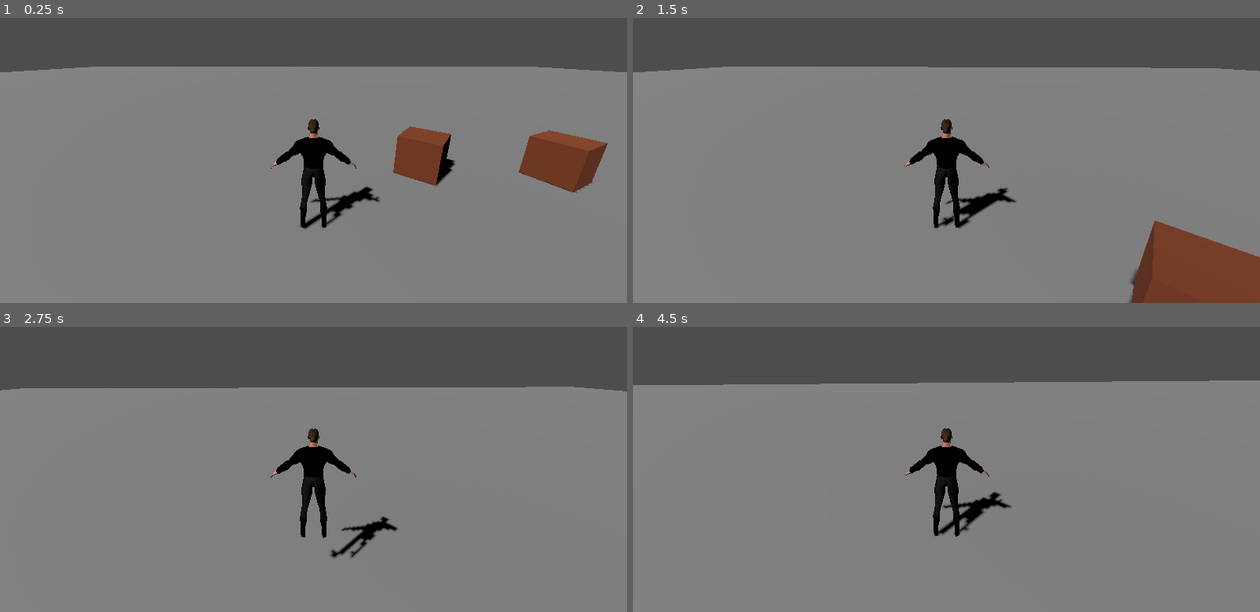
Above: before the commit, frames 1-4 (two rows, left to right).
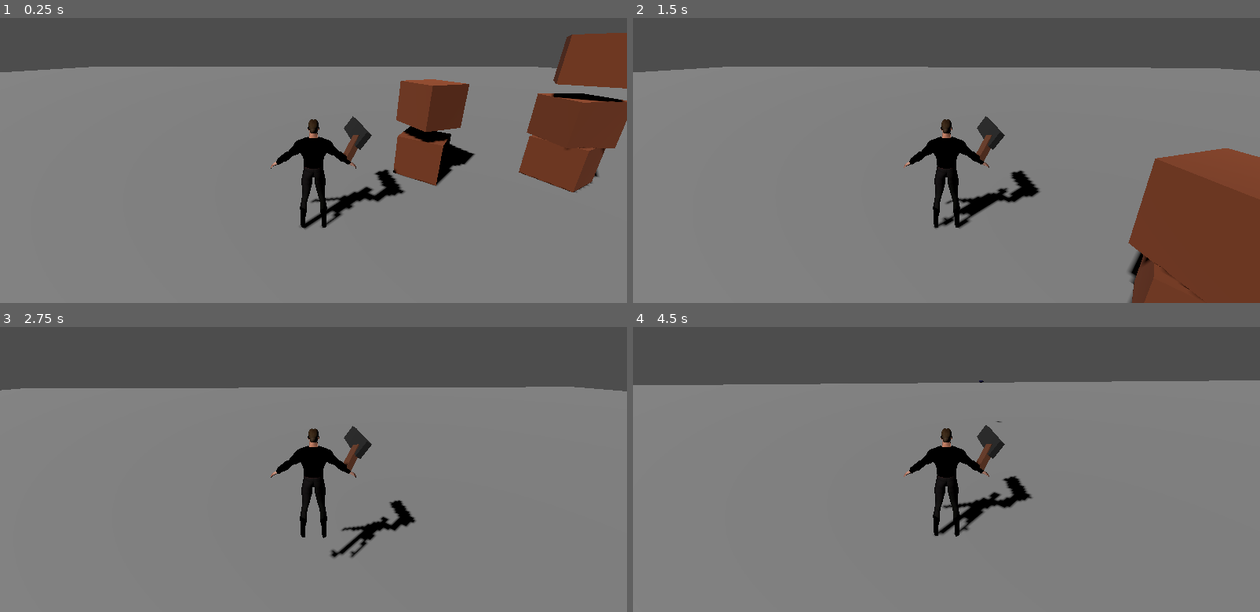
Above: after the commit, the same moments.

Repository: Kozahoo/kostyak3d
Game: Godot game, scene res://scenes/demo.tscn
Two runs of this game, one before a commit and one after it. Both use one fixed random seed, a clock stepped at 60 frames per second and the inputs below.
Inputs (mouse positions are in pixels of both pictures, inside the frame that each line leads up to):
- Up to frame 1 (0.25 s): no input
- Up to frame 2 (1.5 s): move the mouse to (977, 126) at 0.52 s; press the mouse at (977, 126) at 0.53 s; hold W (move_forward) from 0.53 s (still down); tap Space (jump) at 0.77, 1.07 s; tap 1 (weapon_1, bound only after the commit) at 0.8, 1.35 s; move the mouse to (915, 129) at 1.27 s; release the mouse at (915, 129) at 1.28 s
- Up to frame 3 (2.75 s): keep holding W (move_forward); tap Space (jump) at 1.52, 1.82, 2.3 s; tap 2 (weapon_2, bound only after the commit) at 1.55 s; move the mouse to (326, 429) at 2.02 s; hold 2 (weapon_2, bound only after the commit) from 2.03 s (still down)
- Up to frame 4 (4.5 s): move the mouse to (940, 441) at 2.77 s; release 2 (weapon_2, bound only after the commit) at 2.78 s; tap Space (jump) at 2.85, 3.02, 3.32, 3.77, 4.07 s; click (940, 441) at 3.05 s; move the mouse to (990, 441) at 3.52 s; hold Shift (sprint) 3.53-4.28 s; tap 1 (weapon_1, bound only after the commit) at 3.8 s; tap Escape (cancel) at 4.15 s; move the mouse to (758, 384) at 4.27 s; release W (move_forward) at 4.28 s; hold A (move_left) from 4.28 s (still down); click (758, 384) at 4.35 s

The runs differ from the first frame. In frame 1, 7.4% of the frame differs, in the area x 54-100%, y 5-65%; in frame 2, 6.5%; in frame 3, 0.6%; in frame 4, 0.7%.

Commit message:
Added basic weapon sys

Diff:
--- a/prefabs/box.tscn
+++ b/prefabs/box.tscn
@@ -1,4 +1,6 @@
-[gd_scene load_steps=4 format=3 uid="uid://bmft4x71382g0"]
+[gd_scene load_steps=5 format=3 uid="uid://bmft4x71382g0"]
+
+[ext_resource type="Script" uid="uid://bmxllfgfiwd0v" path="res://scripts/box.gd" id="1_6w8bi"]
 
 [sub_resource type="StandardMaterial3D" id="StandardMaterial3D_o615o"]
 albedo_color = Color(0.504328, 0.239111, 0.120312, 1)
@@ -9,6 +11,7 @@
 [sub_resource type="BoxShape3D" id="BoxShape3D_ly5db"]
 
 [node name="Box" type="RigidBody3D"]
+script = ExtResource("1_6w8bi")
 
 [node name="Mesh" type="MeshInstance3D" parent="."]
 mesh = SubResource("BoxMesh_6w8bi")
--- a/prefabs/player.tscn
+++ b/prefabs/player.tscn
@@ -1,7 +1,9 @@
-[gd_scene load_steps=6 format=3 uid="uid://duitqb67xweb5"]
+[gd_scene load_steps=8 format=3 uid="uid://duitqb67xweb5"]
 
-[ext_resource type="Script" uid="uid://blqy6ph5er7yi" path="res://scripts/character_movement.gd" id="1_72ieh"]
+[ext_resource type="Script" uid="uid://blqy6ph5er7yi" path="res://scripts/character_controller.gd" id="1_72ieh"]
 [ext_resource type="PackedScene" uid="uid://dy72ppjp8lbtf" path="res://models/characters/Kostyak/Kostyak.glb" id="2_4dohe"]
+[ext_resource type="Script" uid="uid://cu8au6qe2n1ef" path="res://scripts/weapon_manager.gd" id="3_r66lb"]
+[ext_resource type="PackedScene" uid="uid://cip244kkkb328" path="res://prefabs/weapons/Pistol.tscn" id="4_1txc5"]
 
 [sub_resource type="CapsuleShape3D" id="CapsuleShape3D_fr1sm"]
 
@@ -31,3 +33,11 @@
 [node name="Camera" type="Camera3D" parent="Pivot"]
 transform = Transform3D(1, 0, 0, 0, 0.952449, 0.304698, 0, -0.304698, 0.952449, 0, 0.905864, 3.39681)
 current = true
+
+[node name="WeaponManager" type="Node3D" parent="."]
+script = ExtResource("3_r66lb")
+starting_weapons = Array[PackedScene]([ExtResource("4_1txc5")])
+weapon_positions = Array[NodePath]([NodePath("Hand")])
+
+[node name="Hand" type="Node3D" parent="WeaponManager"]
+transform = Transform3D(1, 0, 0, 0, 1, 0, 0, 0, 1, 0.605252, 0.229886, 0)
--- /dev/null
+++ b/prefabs/projectiles/Bullet.tscn
@@ -0,0 +1,24 @@
+[gd_scene load_steps=5 format=3 uid="uid://c2h1a7eni5s7j"]
+
+[ext_resource type="Script" uid="uid://bginw1pvyvkwj" path="res://scripts/projectiles/base_projectile.gd" id="1_hdm5d"]
+
+[sub_resource type="StandardMaterial3D" id="StandardMaterial3D_hdm5d"]
+albedo_color = Color(0.0264101, 2.3572e-05, 0.229158, 1)
+
+[sub_resource type="SphereMesh" id="SphereMesh_8gnac"]
+material = SubResource("StandardMaterial3D_hdm5d")
+radius = 0.1
+height = 0.1
+
+[sub_resource type="SphereShape3D" id="SphereShape3D_hdm5d"]
+margin = 0.1
+radius = 0.1
+
+[node name="Bullet" type="RigidBody3D"]
+script = ExtResource("1_hdm5d")
+
+[node name="MeshInstance3D" type="MeshInstance3D" parent="."]
+mesh = SubResource("SphereMesh_8gnac")
+
+[node name="CollisionShape3D" type="CollisionShape3D" parent="."]
+shape = SubResource("SphereShape3D_hdm5d")
--- /dev/null
+++ b/prefabs/weapons/Pistol.tscn
@@ -0,0 +1,36 @@
+[gd_scene load_steps=7 format=3 uid="uid://cip244kkkb328"]
+
+[ext_resource type="Script" uid="uid://ba3x2i4yjqja3" path="res://scripts/weapons/weapon_base.gd" id="1_ee7nw"]
+[ext_resource type="PackedScene" uid="uid://c2h1a7eni5s7j" path="res://prefabs/projectiles/Bullet.tscn" id="2_3321k"]
+
+[sub_resource type="StandardMaterial3D" id="StandardMaterial3D_72ieh"]
+albedo_color = Color(0.114897, 0.114897, 0.114897, 1)
+
+[sub_resource type="BoxMesh" id="BoxMesh_3321k"]
+material = SubResource("StandardMaterial3D_72ieh")
+size = Vector3(1, 0.3, 0.1)
+
+[sub_resource type="StandardMaterial3D" id="StandardMaterial3D_4dohe"]
+albedo_color = Color(0.393552, 0.211827, 0.12422, 1)
+
+[sub_resource type="BoxMesh" id="BoxMesh_0hq0s"]
+material = SubResource("StandardMaterial3D_4dohe")
+size = Vector3(0.2, 0.45, 0.1)
+
+[node name="Pistol" type="Node3D" node_paths=PackedStringArray("muzzle")]
+script = ExtResource("1_ee7nw")
+weapon_name = "Pistol"
+bullet_scene = ExtResource("2_3321k")
+muzzle = NodePath("Muzzle")
+
+[node name="Muzzle" type="Node3D" parent="."]
+transform = Transform3D(1, 0, 0, 0, 1, 0, 0, 0, 1, 0, 0.370459, -0.857494)
+
+[node name="Mesh" type="MeshInstance3D" parent="."]
+transform = Transform3D(0.0634343, 0.576505, -0.814627, 0.00856227, 0.815927, 0.578091, 0.997949, -0.0436453, 0.0468221, 0.169603, 0.339895, -0.552501)
+mesh = SubResource("BoxMesh_3321k")
+skeleton = NodePath("")
+
+[node name="Mesh" type="MeshInstance3D" parent="Mesh"]
+transform = Transform3D(0.904656, -0.426142, 0, 0.426143, 0.904656, 0, 0, 0, 1, 0.347556, -0.2298, 0.0159208)
+mesh = SubResource("BoxMesh_0hq0s")
--- a/project.godot
+++ b/project.godot
@@ -61,6 +61,36 @@
 "events": [Object(InputEventKey,"resource_local_to_scene":false,"resource_name":"","device":-1,"window_id":0,"alt_press …(195 unchanged characters)…
 ]
 }
+weapon_1={
+"deadzone": 0.2,
+"events": [Object(InputEventKey,"resource_local_to_scene":false,"resource_name":"","device":-1,"window_id":0,"alt_pressed":false,"shift_pressed":false,"ctrl_pressed":false,"meta_pressed":false,"pressed":false,"keycode":0,"physical_keycode":49,"key_label":0,"unicode":49,"location":0,"echo":false,"script":null)
+]
+}
+weapon_2={
+"deadzone": 0.2,
+"events": [Object(InputEventKey,"resource_local_to_scene":false,"resource_name":"","device":-1,"window_id":0,"alt_pressed":false,"shift_pressed":false,"ctrl_pressed":false,"meta_pressed":false,"pressed":false,"keycode":0,"physical_keycode":50,"key_label":0,"unicode":50,"location":0,"echo":false,"script":null)
+]
+}
+weapon_3={
+"deadzone": 0.2,
+"events": [Object(InputEventKey,"resource_local_to_scene":false,"resource_name":"","device":-1,"window_id":0,"alt_pressed":false,"shift_pressed":false,"ctrl_pressed":false,"meta_pressed":false,"pressed":false,"keycode":0,"physical_keycode":51,"key_label":0,"unicode":51,"location":0,"echo":false,"script":null)
+]
+}
+weapon_4={
+"deadzone": 0.2,
+"events": [Object(InputEventKey,"resource_local_to_scene":false,"resource_name":"","device":-1,"window_id":0,"alt_pressed":false,"shift_pressed":false,"ctrl_pressed":false,"meta_pressed":false,"pressed":false,"keycode":0,"physical_keycode":52,"key_label":0,"unicode":52,"location":0,"echo":false,"script":null)
+]
+}
+fire={
+"deadzone": 0.2,
+"events": [Object(InputEventMouseButton,"resource_local_to_scene":false,"resource_name":"","device":-1,"window_id":0,"alt_pressed":false,"shift_pressed":false,"ctrl_pressed":false,"meta_pressed":false,"button_mask":1,"position":Vector2(324, 15),"global_position":Vector2(333, 63),"factor":1.0,"button_index":1,"canceled":false,"pressed":true,"double_click":false,"script":null)
+]
+}
+reload={
+"deadzone": 0.2,
+"events": [Object(InputEventKey,"resource_local_to_scene":false,"resource_name":"","device":-1,"window_id":0,"alt_pressed":false,"shift_pressed":false,"ctrl_pressed":false,"meta_pressed":false,"pressed":false,"keycode":0,"physical_keycode":82,"key_label":0,"unicode":114,"location":0,"echo":false,"script":null)
+]
+}
 
 [physics]
 
--- a/scenes/demo.tscn
+++ b/scenes/demo.tscn
@@ -14,6 +14,92 @@
 transform = Transform3D(0.682624, 0.51894, -0.514516, 0.0328797, 0.68155, 0.731032, 0.73003, -0.515937, 0.44818, 0, 0, 0)
 shadow_enabled = true
 
+[node name="Player" parent="." instance=ExtResource("1_ba4lm")]
+transform = Transform3D(1, 0, 0, 0, 1, 0, 0, 0, 1, 0, 1.40795, 0)
+
+[node name="Targets" type="Node3D" parent="."]
+
+[node name="Box1" parent="Targets" instance=ExtResource("2_l20p6")]
+transform = Transform3D(0.90415, 0, 0.427216, 0, 1, 0, -0.427216, 0, 0.90415, 5.95916, 0.5, -1.64823)
+
+[node name="Box5" parent="Targets" instance=ExtResource("2_l20p6")]
+transform = Transform3D(0.999556, 0, -0.0298233, 0, 1, 0, 0.0298233, 0, 0.999556, 5.95916, 1.78575, -1.64823)
+
+[node name="Box6" parent="Targets" instance=ExtResource("2_l20p6")]
+transform = Transform3D(0.741402, 0, -0.671061, 0, 1, 0, 0.671061, 0, 0.741402, 5.95916, 3.35188, -1.64823)
+
+[node name="Box2" parent="Targets" instance=ExtResource("2_l20p6")]
+transform = Transform3D(0.886777, 0, -0.462198, 0, 1, 0, 0.462198, 0, 0.886777, 1.16222, 0.5, 3.51278)
+
+[node name="Box7" parent="Targets" instance=ExtResource("2_l20p6")]
+transform = Transform3D(0.994108, 0, 0.108398, 0, 1, 0, -0.108398, 0, 0.994108, 1.16222, 2.48117, 3.51278)
+
+[node name="Box8" parent="Targets" instance=ExtResource("2_l20p6")]
+transform = Transform3D(0.80999, 0, -0.586443, 0, 1, 0, 0.586443, 0, 0.80999, 6.2531, 2.48117, 3.51278)
+
+[node name="Box10" parent="Targets" instance=ExtResource("2_l20p6")]
+transform = Transform3D(0.688671, 0, -0.725074, 0, 1, 0, 0.725074, 0, 0.688671, 6.18565, 2.16113, 13.0299)
+
+[node name="Box11" parent="Targets" instance=ExtResource("2_l20p6")]
+transform = Transform3D(0.284434, 0, -0.958696, 0, 1, 0, 0.958696, 0, 0.284434, 6.18565, 3.44688, 13.0299)
+
+[node name="Box12" parent="Targets" instance=ExtResource("2_l20p6")]
+transform = Transform3D(-0.405381, 0, -0.914148, 0, 1, 0, 0.914148, 0, -0.405381, 6.18565, 5.01301, 13.0299)
+
+[node name="Box13" parent="Targets" instance=ExtResource("2_l20p6")]
+transform = Transform3D(-0.161518, 0, -0.98687, 0, 1, 0, 0.98687, 0, -0.161518, -0.217164, 2.16113, 10.0887)
+
+[node name="Box14" parent="Targets" instance=ExtResource("2_l20p6")]
+transform = Transform3D(0.41401, 0, -0.910272, 0, 1, 0, 0.910272, 0, 0.41401, -0.217164, 4.1423, 10.0887)
+
+[node name="Box15" parent="Targets" instance=ExtResource("2_l20p6")]
+transform = Transform3D(-0.303551, 0, -0.952815, 0, 1, 0, 0.952815, 0, -0.303551, 1.37576, 4.1423, 14.9239)
+
+[node name="Box16" parent="Targets" instance=ExtResource("2_l20p6")]
+transform = Transform3D(-0.830985, 0, -0.556295, 0, 1, 0, 0.556295, 0, -0.830985, 1.37576, 5.48379, 14.9239)
+
+[node name="Box17" parent="Targets" instance=ExtResource("2_l20p6")]
+transform = Transform3D(-0.346641, 0, -0.937997, 0, 1, 0, 0.937997, 0, -0.346641, 5.47178, 2.16113, 9.89212)
+
+[node name="Box18" parent="Targets" instance=ExtResource("2_l20p6")]
+transform = Transform3D(-0.804189, 0, -0.594373, 0, 1, 0, 0.594373, 0, -0.804189, 5.47178, 4.01666, 9.89212)
+
+[node name="Box19" parent="Targets" instance=ExtResource("2_l20p6")]
+transform = Transform3D(0.688671, 0, -0.725074, 0, 1, 0, 0.725074, 0, 0.688671, -1.73443, 2.16113, 8.65758)
+
+[node name="Box20" parent="Targets" instance=ExtResource("2_l20p6")]
+transform = Transform3D(0.284434, 0, -0.958696, 0, 1, 0, 0.958696, 0, 0.284434, -1.73443, 3.44688, 8.65758)
+
+[node name="Box21" parent="Targets" instance=ExtResource("2_l20p6")]
+transform = Transform3D(-0.405381, 0, -0.914148, 0, 1, 0, 0.914148, 0, -0.405381, -1.73443, 5.01301, 8.65758)
+
+[node name="Box22" parent="Targets" instance=ExtResource("2_l20p6")]
+transform = Transform3D(-0.161518, 0, -0.98687, 0, 1, 0, 0.98687, 0, -0.161518, -8.13724, 2.16113, 5.71638)
+
+[node name="Box23" parent="Targets" instance=ExtResource("2_l20p6")]
+transform = Transform3D(0.41401, 0, -0.910273, 0, 1, 0, 0.910273, 0, 0.41401, -8.13724, 4.1423, 5.71638)
+
+[node name="Box24" parent="Targets" instance=ExtResource("2_l20p6")]
+transform = Transform3D(-0.303551, 0, -0.952815, 0, 1, 0, 0.952815, 0, -0.303551, -6.54431, 4.1423, 10.5516)
+
+[node name="Box25" parent="Targets" instance=ExtResource("2_l20p6")]
+transform = Transform3D(-0.830985, 0, -0.556295, 0, 1, 0, 0.556295, 0, -0.830985, -6.54431, 5.48379, 10.5516)
+
+[node name="Box26" parent="Targets" instance=ExtResource("2_l20p6")]
+transform = Transform3D(-0.346641, 0, -0.937997, 0, 1, 0, 0.937997, 0, -0.346641, -2.4483, 2.16113, 5.5198)
+
+[node name="Box27" parent="Targets" instance=ExtResource("2_l20p6")]
+transform = Transform3D(-0.804189, 0, -0.594373, 0, 1, 0, 0.594373, 0, -0.804189, -2.4483, 4.01666, 5.5198)
+
+[node name="Box9" parent="Targets" instance=ExtResource("2_l20p6")]
+transform = Transform3D(0.268348, 0, -0.963322, 0, 1, 0, 0.963322, 0, 0.268348, 6.2531, 3.82266, 3.51278)
+
+[node name="Box3" parent="Targets" instance=ExtResource("2_l20p6")]
+transform = Transform3D(0.782434, 0, -0.622733, 0, 1, 0, 0.622733, 0, 0.782434, 2.75557, 0.5, -1.95201)
+
+[node name="Box4" parent="Targets" instance=ExtResource("2_l20p6")]
+transform = Transform3D(0.312898, 0, -0.949786, 0, 1, 0, 0.949786, 0, 0.312898, 2.75557, 2.35553, -1.95201)
+
 [node name="Ground" type="StaticBody3D" parent="."]
 
 [node name="Mesh" type="MeshInstance3D" parent="Ground"]
@@ -21,15 +107,3 @@
 
 [node name="Hitbox" type="CollisionShape3D" parent="Ground"]
 shape = SubResource("WorldBoundaryShape3D_5hfv0")
-
-[node name="Player" parent="." instance=ExtResource("1_ba4lm")]
-transform = Transform3D(1, 0, 0, 0, 1, 0, 0, 0, 1, 0, 1.40795, 0)
-
-[node name="Box1" parent="." instance=ExtResource("2_l20p6")]
-transform = Transform3D(0.90415, 0, 0.427216, 0, 1, 0, -0.427216, 0, 0.90415, 5.95916, 0.5, -1.64823)
-
-[node name="Box2" parent="." instance=ExtResource("2_l20p6")]
-transform = Transform3D(0.886777, 0, -0.462198, 0, 1, 0, 0.462198, 0, 0.886777, 1.16222, 0.5, 3.51278)
-
-[node name="Box3" parent="." instance=ExtResource("2_l20p6")]
-transform = Transform3D(0.782434, 0, -0.622733, 0, 1, 0, 0.622733, 0, 0.782434, 2.75557, 0.5, -1.95201)
--- /dev/null
+++ b/scripts/box.gd
@@ -0,0 +1,7 @@
+extends RigidBody3D
+
+func take_damage(dmg):
+	if dmg <= 0:
+		return
+
+	queue_free()
--- a/scripts/character_movement.gd
+++ b/scripts/character_controller.gd
@@ -8,6 +8,8 @@
 # Camera settings
 @export var camera_sensitivity := .001
 @export var camera_pitch_limit := deg_to_rad(45)
+
+@onready var weapon_manager: WeaponManager = $WeaponManager
 
 # Get the gravity from the project settings
 var gravity: float = ProjectSettings.get_setting("physics/3d/default_gravity")
@@ -42,6 +44,16 @@
 		else:
 			Input.set_mouse_mode(Input.MOUSE_MODE_CAPTURED)
 
+	# Weapon switching
+	if event.is_action_pressed("weapon_1"):
+		weapon_manager.switch_weapon(0)
+	if event.is_action_pressed("weapon_2"):
+		weapon_manager.switch_weapon(1)
+
+	# Firing
+	if event.is_action_pressed("fire") or (weapon_manager.get_current_weapon() and weapon_manager.get_current_weapon().automatic and Input.is_action_pressed("fire")):
+		weapon_manager.fire_current_weapon()
+
 func _physics_process(delta):
 	# Handle movement input first
 	var input_dir := Input.get_vector("move_left", "move_right", "move_forward", "move_back")
@@ -55,7 +67,6 @@
 		velocity.y -= gravity * delta
 
 	# Handle jump - this should come BEFORE horizontal movement
-	print(Input.is_action_just_pressed("jump"), is_on_floor())
 	if Input.is_action_just_pressed("jump") and is_on_floor():
 		velocity.y = jump_velocity
 
--- /dev/null
+++ b/scripts/projectiles/base_projectile.gd
@@ -0,0 +1,29 @@
+# projectiles/base_projectile.gd
+class_name BaseProjectile
+extends RigidBody3D
+
+@export var lifetime := 2.0
+@export var damage := 10
+
+var _timer := 0.0
+
+func _ready():
+	# Set collision monitoring
+	contact_monitor = true
+	max_contacts_reported = 1
+	body_entered.connect(_on_body_entered)
+
+func initialize(speed: float, dmg: int, time: float = lifetime):
+	damage = dmg
+	lifetime = time
+	linear_velocity = -global_transform.basis.z * speed
+
+func _physics_process(delta):
+	_timer += delta
+	if _timer >= lifetime:
+		queue_free()
+
+func _on_body_entered(body):
+	if body.has_method("take_damage"):
+		body.take_damage(damage)
+	queue_free()
--- /dev/null
+++ b/scripts/weapon_manager.gd
@@ -0,0 +1,43 @@
+# utilities/weapon_manager.gd
+class_name WeaponManager
+extends Node
+
+@export var starting_weapons: Array[PackedScene]
+@export var weapon_positions: Array[NodePath]
+
+var weapons: Array[BaseWeapon] = []
+var current_weapon_index := 0
+
+func _ready():
+	for i in starting_weapons.size():
+		add_weapon(starting_weapons[i], i)
+
+func add_weapon(weapon_scene: PackedScene, slot: int):
+	if slot >= weapon_positions.size():
+		return
+
+	var weapon = weapon_scene.instantiate()
+	get_node(weapon_positions[slot]).add_child(weapon)
+	weapons.append(weapon)
+
+	# Hide all weapons except first
+	weapon.visible = (slot == 0)
+
+func switch_weapon(index: int):
+	print('Switched to weapon #', index)
+	if index >= weapons.size():
+		return
+
+	weapons[current_weapon_index].visible = false
+	current_weapon_index = index
+	weapons[current_weapon_index].visible = true
+
+func get_current_weapon() -> BaseWeapon:
+	if weapons.is_empty():
+		return null
+	return weapons[current_weapon_index]
+
+func fire_current_weapon():
+	var weapon = get_current_weapon()
+	if weapon:
+		weapon.fire()
--- /dev/null
+++ b/scripts/weapons/pistol.gd
@@ -0,0 +1,15 @@
+# weapons/pistol/pistol.gd
+extends BaseWeapon
+
+func _ready():
+	weapon_name = "Pistol"
+	damage = 15
+	fire_rate = 0.5
+	bullet_speed = 60.0
+	bullet_spread = 0.02
+	bullet_count = 1
+	max_ammo = 32
+	reload_time = 1.2
+	automatic = false
+
+	super._ready()
--- /dev/null
+++ b/scripts/weapons/weapon_base.gd
@@ -0,0 +1,62 @@
+# weapons/base_weapon.gd
+class_name BaseWeapon
+extends Node3D
+
+# Exported properties for weapon tuning
+@export var weapon_name := "Weapon"
+@export var damage := 10
+@export var fire_rate := 0.2 # seconds between shots
+@export var bullet_speed := 50.0
+@export var bullet_spread := 0.05 # in radians
+@export var bullet_count := 1
+@export var max_ammo := 30
+@export var reload_time := 1.5
+@export var automatic := false # hold to fire or click per shot
+
+@export var bullet_scene: PackedScene
+@export var muzzle_flash: GPUParticles3D
+@export var audio_player: AudioStreamPlayer3D
+
+@export var muzzle: Node3D
+
+var current_ammo: int
+
+func _ready():
+	current_ammo = max_ammo
+
+func can_fire() -> bool:
+	return current_ammo > 0
+
+func fire():
+	if not can_fire():
+		return
+
+	current_ammo -= 1
+
+	# Play effects
+	if muzzle_flash:
+		muzzle_flash.restart()
+	if audio_player:
+		audio_player.play()
+
+	# Create bullets
+	for i in bullet_count:
+		var bullet = bullet_scene.instantiate()
+		get_tree().root.add_child(bullet)
+
+		# Set bullet position/rotation
+		bullet.global_transform = muzzle.global_transform
+
+		# Apply spread
+		var spread_x = randf_range(-bullet_spread, bullet_spread)
+		var spread_y = randf_range(-bullet_spread, bullet_spread)
+		bullet.rotate_x(spread_x)
+		bullet.rotate_y(spread_y)
+
+		# Set bullet velocity
+		if bullet.has_method("initialize"):
+			bullet.initialize(bullet_speed, damage, )
+
+func reload():
+	# Play reload animation/sound
+	current_ammo = max_ammo
Not shown, added: scripts/box.gd.uid
Renamed: scripts/character_movement.gd.uid -> scripts/character_controller.gd.uid
Not shown, added: scripts/projectiles/base_projectile.gd.uid
Not shown, added: scripts/weapon_manager.gd.uid
Not shown, added: scripts/weapons/pistol.gd.uid
Not shown, added: scripts/weapons/weapon_base.gd.uid
